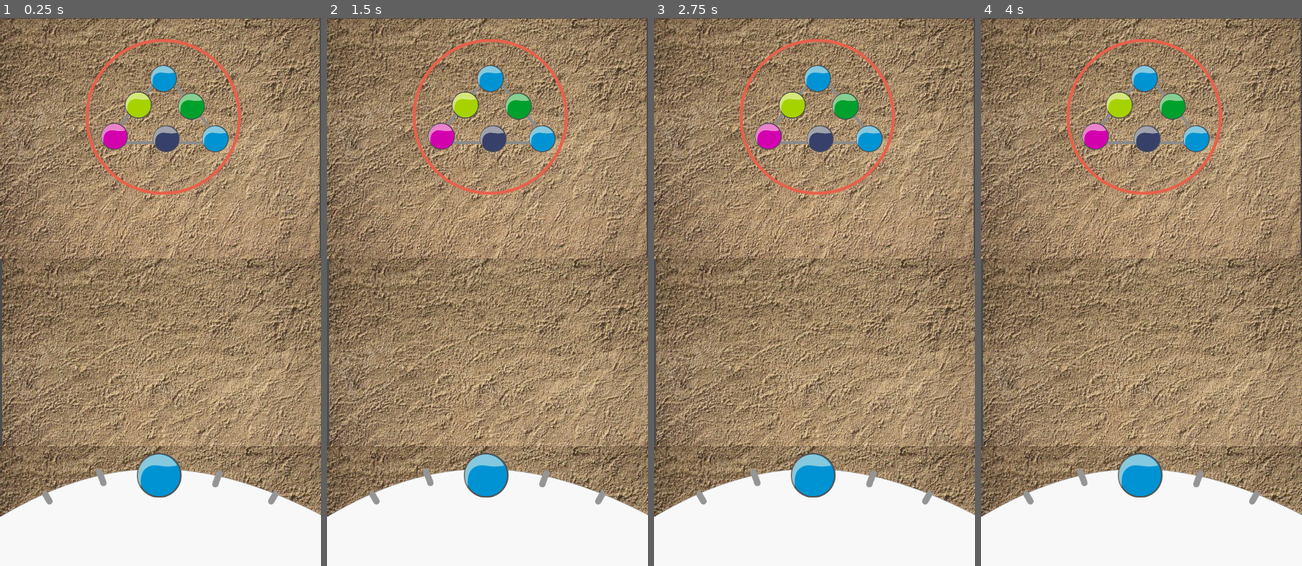
Above: before the commit, frames 1-4 (left to right).
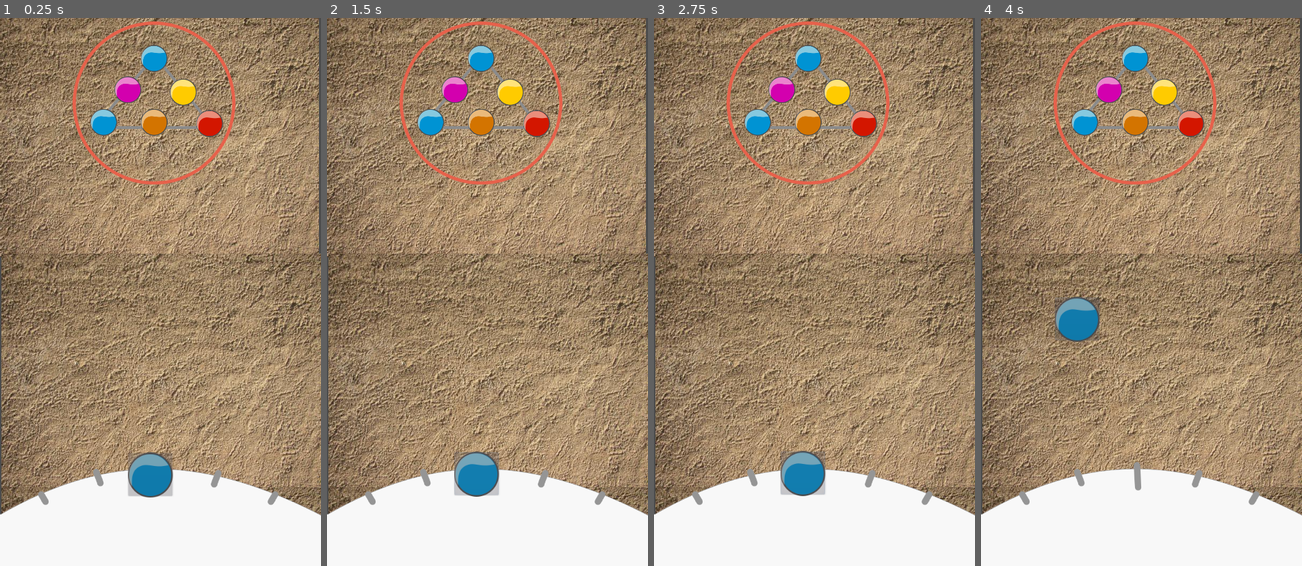
Above: after the commit, the same moments.

Repository: Shadoworker/Egattes
Game: Godot game, scene res://Game.tscn
The game is run twice, just before and just after one commit, with the same random seed, the same clock (stepped at 60 frames per second) and the same inputs. Before the commit the project starts from res://scenes/gameScene.tscn.
Inputs (mouse positions are in pixels of both pictures, inside the frame that each line leads up to):
- Up to frame 1 (0.25 s): no input
- Up to frame 2 (1.5 s): click (477, 472) at 0.52 s; click (477, 472) at 1.27 s
- Up to frame 3 (2.75 s): click (804, 472) at 2.02 s
- Up to frame 4 (4 s): tap Enter at 2.75 s; move the mouse to (1141, 472) at 2.77 s; press the mouse at (1141, 472) at 2.78 s; tap Space at 3.5 s; move the mouse to (1077, 319) at 3.52 s; release the mouse at (1077, 319) at 3.53 s; click (1077, 319) at 3.6 s

The runs differ from the first frame. In frame 1, 53% of the frame differs, in the area x 0-100%, y 0-91%; in frame 2, 53%; in frame 3, 53%; in frame 4, 54%.

Commit message:
Add files via upload

Diff:
--- /dev/null
+++ b/Game.tscn
@@ -0,0 +1,158 @@
+[gd_scene load_steps=8 format=2]
+
+[ext_resource path="res://assets/2685.jpg" type="Texture" id=1]
+[ext_resource path="res://assets/triangle.png" type="Texture" id=2]
+[ext_resource path="res://assets/area.png" type="Texture" id=3]
+[ext_resource path="res://assets/pulser.png" type="Texture" id=4]
+[ext_resource path="res://assets/egattes.png" type="Texture" id=5]
+[ext_resource path="res://actor.gd" type="Script" id=6]
+
+[sub_resource type="RectangleShape2D" id=1]
+extents = Vector2( 35.9558, 34.7557 )
+
+[node name="Game" type="Node2D"]
+
+[node name="backgound" type="Node2D" parent="."]
+
+[node name="sand1" type="Sprite" parent="backgound"]
+position = Vector2( 296.25, 221.816 )
+texture = ExtResource( 1 )
+
+[node name="sand2" type="Sprite" parent="backgound"]
+position = Vector2( 300.75, 665.066 )
+texture = ExtResource( 1 )
+
+[node name="sand3" type="Sprite" parent="backgound"]
+position = Vector2( 300.75, 1101.57 )
+texture = ExtResource( 1 )
+
+[node name="triangle" type="Node2D" parent="."]
+
+[node name="triangle" type="Sprite" parent="triangle"]
+position = Vector2( 287.25, 136.569 )
+scale = Vector2( 0.76, 0.76 )
+texture = ExtResource( 2 )
+
+[node name="area" type="Node2D" parent="."]
+
+[node name="area" type="Sprite" parent="area"]
+position = Vector2( 287.25, 159.069 )
+scale = Vector2( 0.92, 0.92 )
+texture = ExtResource( 3 )
+
+[node name="pulser" type="Node2D" parent="."]
+position = Vector2( 33, 786 )
+scale = Vector2( 0.92, 0.92 )
+
+[node name="pulser" type="Sprite" parent="pulser"]
+position = Vector2( 287.25, 159.069 )
+scale = Vector2( 0.92, 0.92 )
+texture = ExtResource( 4 )
+
+[node name="egattes" type="Node2D" parent="."]
+editor/display_folded = true
+
+[node name="egatte1" type="Sprite" parent="egattes"]
+position = Vector2( 287.714, 75.634 )
+scale = Vector2( 0.6, 0.6 )
+texture = ExtResource( 5 )
+hframes = 9
+
+[node name="Area2D" type="Area2D" parent="egattes/egatte1"]
+
+[node name="CollisionShape2D" type="CollisionShape2D" parent="egattes/egatte1/Area2D"]
+shape = SubResource( 1 )
+
+[node name="egatte2" type="Sprite" parent="egattes"]
+position = Vector2( 238.214, 134.134 )
+scale = Vector2( 0.6, 0.6 )
+texture = ExtResource( 5 )
+hframes = 9
+frame = 4
+
+[node name="Area2D" type="Area2D" parent="egattes/egatte2"]
+
+[node name="CollisionShape2D" type="CollisionShape2D" parent="egattes/egatte2/Area2D"]
+shape = SubResource( 1 )
+
+[node name="egatte3" type="Sprite" parent="egattes"]
+position = Vector2( 193.214, 194.884 )
+scale = Vector2( 0.6, 0.6 )
+texture = ExtResource( 5 )
+hframes = 9
+
+[node name="Area2D" type="Area2D" parent="egattes/egatte3"]
+
+[node name="CollisionShape2D" type="CollisionShape2D" parent="egattes/egatte3/Area2D"]
+shape = SubResource( 1 )
+
+[node name="egatte4" type="Sprite" parent="egattes"]
+position = Vector2( 287.714, 194.884 )
+scale = Vector2( 0.6, 0.6 )
+texture = ExtResource( 5 )
+hframes = 9
+frame = 2
+
+[node name="Area2D" type="Area2D" parent="egattes/egatte4"]
+
+[node name="CollisionShape2D" type="CollisionShape2D" parent="egattes/egatte4/Area2D"]
+shape = SubResource( 1 )
+
+[node name="egatte5" type="Sprite" parent="egattes"]
+position = Vector2( 391.214, 197.134 )
+scale = Vector2( 0.6, 0.6 )
+texture = ExtResource( 5 )
+hframes = 9
+frame = 5
+
+[node name="Area2D" type="Area2D" parent="egattes/egatte5"]
+
+[node name="CollisionShape2D" type="CollisionShape2D" parent="egattes/egatte5/Area2D"]
+shape = SubResource( 1 )
+
+[node name="egatte6" type="Sprite" parent="egattes"]
+position = Vector2( 341.714, 138.634 )
+scale = Vector2( 0.6, 0.6 )
+texture = ExtResource( 5 )
+hframes = 9
+frame = 8
+
+[node name="Area2D" type="Area2D" parent="egattes/egatte6"]
+
+[node name="CollisionShape2D" type="CollisionShape2D" parent="egattes/egatte6/Area2D"]
+shape = SubResource( 1 )
+
+[node name="actor" type="Sprite" parent="."]
+position = Vector2( 280.964, 854.134 )
+texture = ExtResource( 5 )
+hframes = 9
+script = ExtResource( 6 )
+
+[node name="Area2D" type="Area2D" parent="actor"]
+
+[node name="CollisionShape2D" type="CollisionShape2D" parent="actor/Area2D"]
+shape = SubResource( 1 )
+
+[node name="Button" type="Button" parent="actor"]
+self_modulate = Color( 1, 1, 1, 0.27451 )
+margin_left = -41.5
+margin_top = -40.9999
+margin_right = 41.5
+margin_bottom = 39.0001
+
+[connection signal="mouse_entered" from="egattes/egatte1/Area2D" to="egattes/egatte1" method="_on_Area2D_mouse_entered"]
+[connection signal="mouse_exited" from="egattes/egatte1/Area2D" to="egattes/egatte1" method="_on_Area2D_mouse_exited"]
+[connection signal="mouse_entered" from="egattes/egatte2/Area2D" to="egattes/egatte2" method="_on_Area2D_mouse_entered"]
+[connection signal="mouse_exited" from="egattes/egatte2/Area2D" to="egattes/egatte2" method="_on_Area2D_mouse_exited"]
+[connection signal="mouse_entered" from="egattes/egatte3/Area2D" to="egattes/egatte3" method="_on_Area2D_mouse_entered"]
+[connection signal="mouse_exited" from="egattes/egatte3/Area2D" to="egattes/egatte3" method="_on_Area2D_mouse_exited"]
+[connection signal="mouse_entered" from="egattes/egatte4/Area2D" to="egattes/egatte4" method="_on_Area2D_mouse_entered"]
+[connection signal="mouse_exited" from="egattes/egatte4/Area2D" to="egattes/egatte4" method="_on_Area2D_mouse_exited"]
+[connection signal="mouse_entered" from="egattes/egatte5/Area2D" to="egattes/egatte5" method="_on_Area2D_mouse_entered"]
+[connection signal="mouse_exited" from="egattes/egatte5/Area2D" to="egattes/egatte5" method="_on_Area2D_mouse_exited"]
+[connection signal="mouse_entered" from="egattes/egatte6/Area2D" to="egattes/egatte6" method="_on_Area2D_mouse_entered"]
+[connection signal="mouse_exited" from="egattes/egatte6/Area2D" to="egattes/egatte6" method="_on_Area2D_mouse_exited"]
+[connection signal="mouse_entered" from="actor/Area2D" to="actor" method="_on_Area2D_mouse_entered"]
+[connection signal="mouse_exited" from="actor/Area2D" to="actor" method="_on_Area2D_mouse_exited"]
+[connection signal="button_down" from="actor/Button" to="actor" method="_on_Button_button_down"]
+[connection signal="button_up" from="actor/Button" to="actor" method="_on_Button_button_up"]
--- /dev/null
+++ b/actor.gd
@@ -0,0 +1,38 @@
+extends Sprite
+
+var mouseIn = false
+
+func _ready():
+	# Called every time the node is added to the scene.
+	# Initialization here
+	pass
+
+func _process(delta):
+	# You need to create a action caleld "click"(Left mouse click) in the project input map.
+	# Você precisa criar uma ação chamada click(botão esquerdo do mouse) no input map do seu projeto
+	if(mouseIn && Input.is_action_pressed("click")):
+		set_position(get_viewport().get_mouse_position())
+	pass
+
+
+#func _on_Area2D_mouse_entered():
+#	mouseIn = true
+#	pass # replace with function body
+#
+#
+#func _on_Area2D_mouse_exited():
+#	mouseIn = false
+##	print_debug("launched")
+#	pass # replace with function body
+
+
+func _on_Button_button_down():
+	mouseIn = true
+	print_debug("pinched")
+	pass # Replace with function body.
+
+
+func _on_Button_button_up():
+	mouseIn = false
+	print_debug("launched")
+	pass # Replace with function body.
--- a/default_env.tres
+++ b/default_env.tres
@@ -1,6 +1,13 @@
 [gd_resource type="Environment" load_steps=2 format=2]
 
 [sub_resource type="ProceduralSky" id=1]
+sky_top_color = Color( 0.0470588, 0.454902, 0.976471, 1 )
+sky_horizon_color = Color( 0.556863, 0.823529, 0.909804, 1 )
+sky_curve = 0.25
+ground_bottom_color = Color( 0.101961, 0.145098, 0.188235, 1 )
+ground_horizon_color = Color( 0.482353, 0.788235, 0.952941, 1 )
+ground_curve = 0.01
+sun_energy = 16.0
 
 [resource]
 background_mode = 2
--- a/project.godot
+++ b/project.godot
@@ -15,8 +15,8 @@
 
 [application]
 
-config/name="egattes"
-run/main_scene="res://scenes/gameScene.tscn"
+config/name="Egatte_drag"
+run/main_scene="res://Game.tscn"
 config/icon="res://icon.png"
 
 [display]
@@ -27,6 +27,14 @@
 window/stretch/mode="2d"
 window/stretch/aspect="keep"
 
+[input]
+
+click={
+"deadzone": 0.5,
+"events": [ Object(InputEventMouseButton,"resource_local_to_scene":false,"resource_name":"","device":0,"alt":false,"shift":false,"control":false,"meta":false,"command":false,"button_mask":0,"position":Vector2( 0, 0 ),"global_position":Vector2( 0, 0 ),"factor":1.0,"button_index":1,"pressed":false,"doubleclick":false,"script":null)
+ ]
+}
+
 [rendering]
 
 environment/default_environment="res://default_env.tres"
Binary file added: assets/2685.jpg
Not shown, added: assets/2685.jpg.import
Binary file changed: icon.png
Not shown, added: LICENSE
Not shown, changed: README.md
